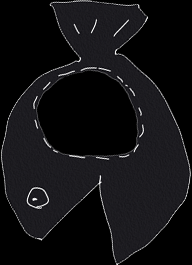
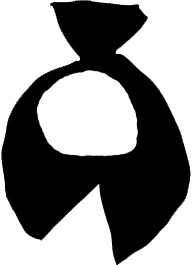
Layered file, before and after one edit (192px x 265px). Changes by layer:
showed "图层 2" over [0, 0, 192, 265]
